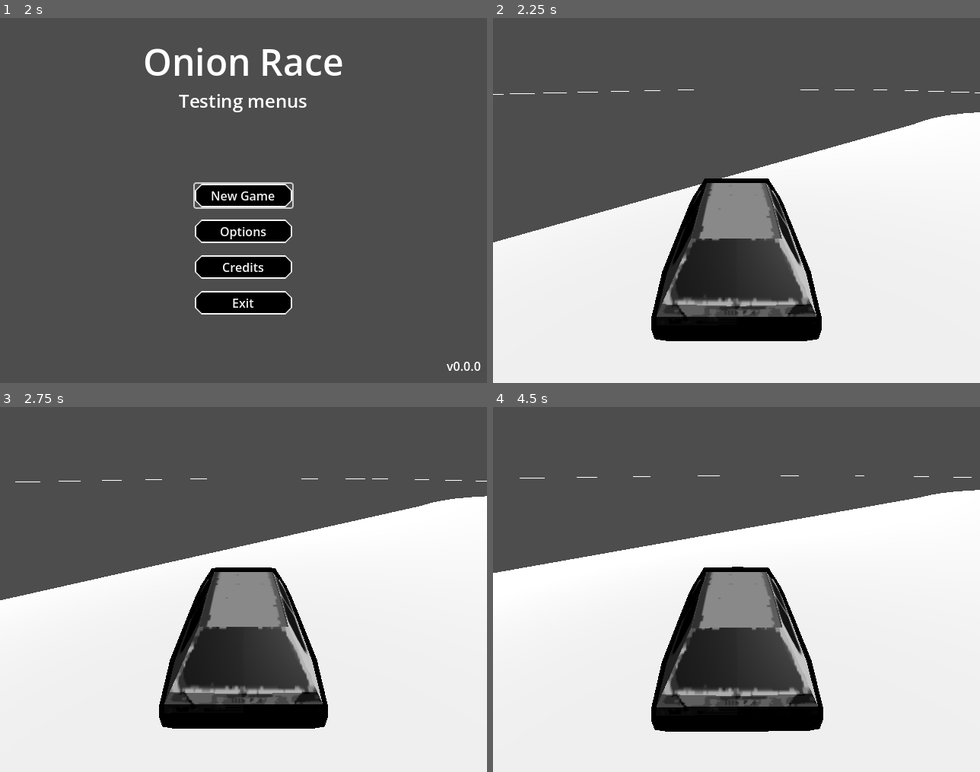
Above: before the commit, frames 1-4 (two rows, left to right).
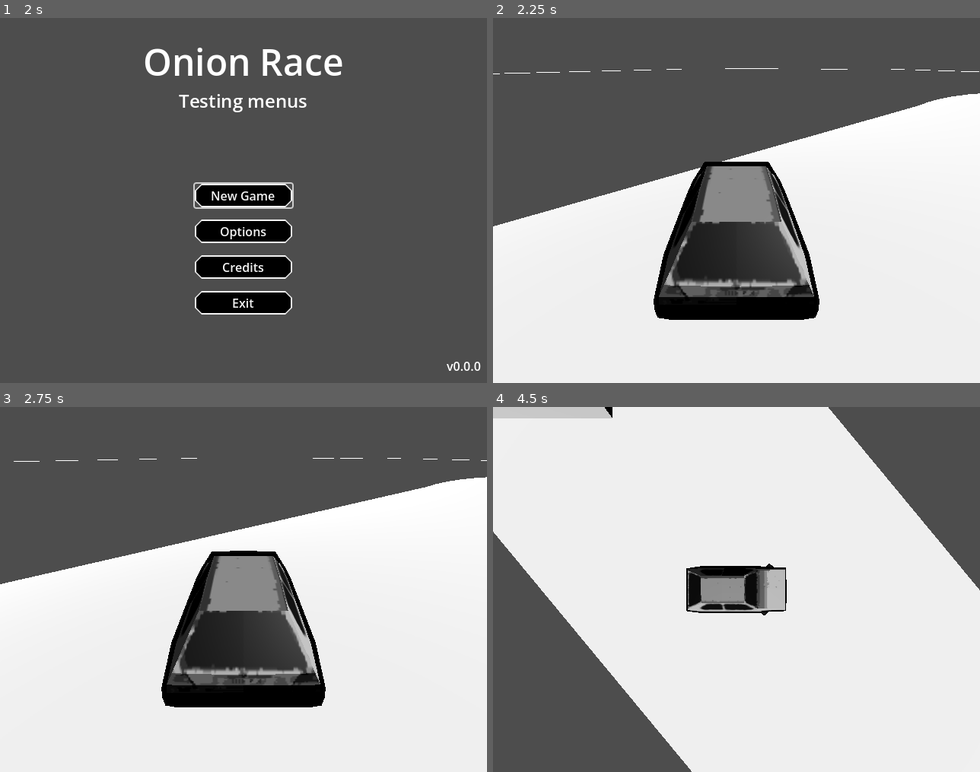
Above: after the commit, the same moments.

Repository: micsman/OnionRace
Game: Godot game, scene res://Main/scenes/opening/opening.tscn
The game is run twice, just before and just after one commit, with the same random seed, the same clock (stepped at 60 frames per second) and the same inputs.
Inputs (mouse positions are in pixels of both pictures, inside the frame that each line leads up to):
- Up to frame 1 (2 s): tap Enter (ui_accept) at 0.5 s; drag from (243, 200) to (292, 120) at 0.52 s; drag from (146, 218) to (219, 273) at 1.27 s
- Up to frame 2 (2.25 s): click "New Game" at 2 s
- Up to frame 3 (2.75 s): no input
- Up to frame 4 (4.5 s): move the mouse to (785, 509) at 2.77 s; hold D (steer_right) 2.78-3.5 s; hold C (cycle_camera, bound only after the commit) 2.78-3.5 s; tap W (gas) at 2.85 s; drag from (712, 662) to (590, 534) at 3.52 s; move the mouse to (882, 644) at 4.27 s; hold Left (steer_left) from 4.28 s (still down); hold C (cycle_camera, bound only after the commit) from 4.28 s (still down)

Frame 1 is identical in both runs. In frame 2, 13% of the frame differs, in the area x 0-100%, y 13-89%; in frame 3, 13%; in frame 4, 55%, in the area x 0-100%, y 0-100%.

Commit message:
Fix alternative camera angles

Diff:
--- a/Main.tscn
+++ b/Main.tscn
@@ -1,7 +1,6 @@
 [gd_scene format=3 uid="uid://bflkgb8q4ab2k"]
 
 [ext_resource type="PackedScene" uid="uid://cv0acp52ynffg" path="res://car/golfik.tscn" id="1_glv2v"]
-[ext_resource type="Script" uid="uid://dwujxvrw3v7fp" path="res://Scripts/follow_camera.gd" id="2_r0du0"]
 [ext_resource type="PackedScene" uid="uid://cplxlawbqo4ke" path="res://assets/map.glb" id="2_uu6xs"]
 
 [sub_resource type="StandardMaterial3D" id="StandardMaterial3D_uu6xs"]
@@ -43,16 +42,6 @@
 layer2 = NodePath("../Layer2")
 layer3 = NodePath("../Layer3")
 
-[node name="CameraBase" type="Node3D" parent="SubViewportContainer/SubViewport/golfik" unique_id=28416705]
-
-[node name="Camera3D" type="Camera3D" parent="SubViewportContainer/SubViewport/golfik/CameraBase" unique_id=1954270034]
-transform = Transform3D(-0.03664387, -0.37920132, 0.9245883, 0, 0.9252097, 0.37945616, -0.9993284, 0.013904742, -0.033903264, 6.03, 2.685, 0)
-script = ExtResource("2_r0du0")
-min_distance = 6.0
-max_distance = 8.0
-angle_v_adjust = 4.0
-height = 3.5
-
 [node name="map" parent="SubViewportContainer/SubViewport" unique_id=982667426 instance=ExtResource("2_uu6xs")]
 transform = Transform3D(25.000002, 0, 0, 0, 25, 0, 0, 0, 25.000002, -38.65329, 0, 36.275223)
 
--- a/car/golfik.tscn
+++ b/car/golfik.tscn
@@ -2,6 +2,7 @@
 
 [ext_resource type="Script" uid="uid://dmo7vj4lkio4u" path="res://car/golfik.gd" id="1_wunr3"]
 [ext_resource type="Texture2D" uid="uid://dbxmm2sxetrhj" path="res://assets/golfik_golfik.png" id="2_2s56o"]
+[ext_resource type="Script" uid="uid://dwujxvrw3v7fp" path="res://Scripts/follow_camera.gd" id="3_2s56o"]
 
 [sub_resource type="StandardMaterial3D" id="StandardMaterial3D_fh0uv"]
 resource_name = "golfic_texture"
@@ -421,3 +422,18 @@
 
 [node name="wheel front right backface" type="MeshInstance3D" parent="VehicleWheel3D4/wheel front right" unique_id=1826621553]
 mesh = SubResource("ArrayMesh_hy38y")
+
+[node name="CameraBase" type="Node3D" parent="." unique_id=271730473]
+
+[node name="Camera3D" type="Camera3D" parent="CameraBase" unique_id=977565299]
+transform = Transform3D(-0.03664387, -0.37920132, 0.9245883, 0, 0.9252097, 0.37945616, -0.9993284, 0.013904742, -0.033903264, 6.03, 2.685, 0)
+script = ExtResource("3_2s56o")
+min_distance = 6.0
+max_distance = 8.0
+height = 3.5
+
+[node name="InteriorCameraPosition" type="Marker3D" parent="." unique_id=1116371841]
+transform = Transform3D(-4.371139e-08, 0, 1, 0, 1, 0, -1, 0, -4.371139e-08, -0.8725956, 0.9, 0.3)
+
+[node name="TopDownCameraPosition" type="Marker3D" parent="." unique_id=1321003313]
+transform = Transform3D(1, 0, 0, 0, 1, 0, 0, 0, 1, 0, 15.777, 0)
--- a/project.godot
+++ b/project.godot
@@ -72,6 +72,11 @@
 "events": [Object(InputEventKey,"resource_local_to_scene":false,"resource_name":"","device":-1,"window_id":0,"alt_press …(191 unchanged characters)…
 ]
 }
+cycle_camera={
+"deadzone": 0.2,
+"events": [Object(InputEventKey,"resource_local_to_scene":false,"resource_name":"","device":-1,"window_id":0,"alt_pressed":false,"shift_pressed":false,"ctrl_pressed":false,"meta_pressed":false,"pressed":false,"keycode":0,"physical_keycode":67,"key_label":0,"unicode":99,"location":0,"echo":false,"script":null)
+]
+}
 
 [internationalization]
 
